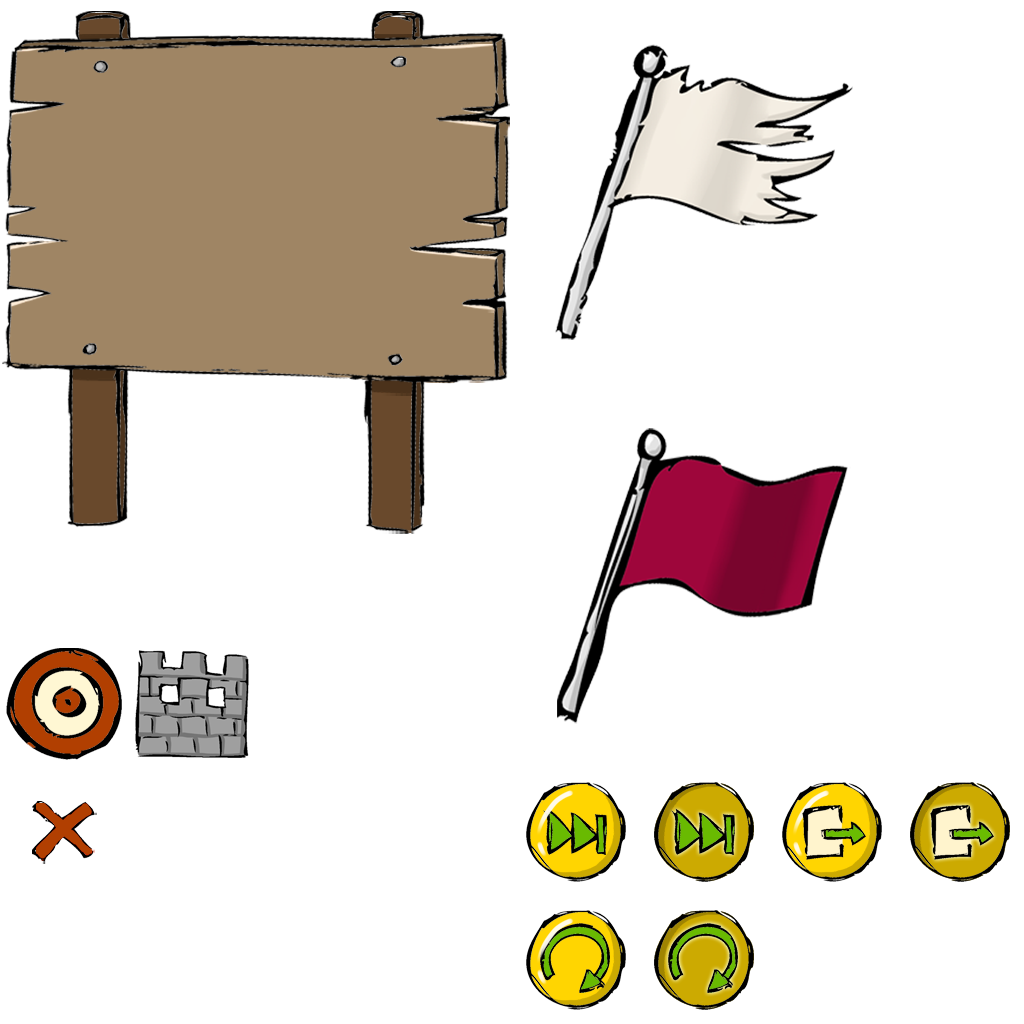
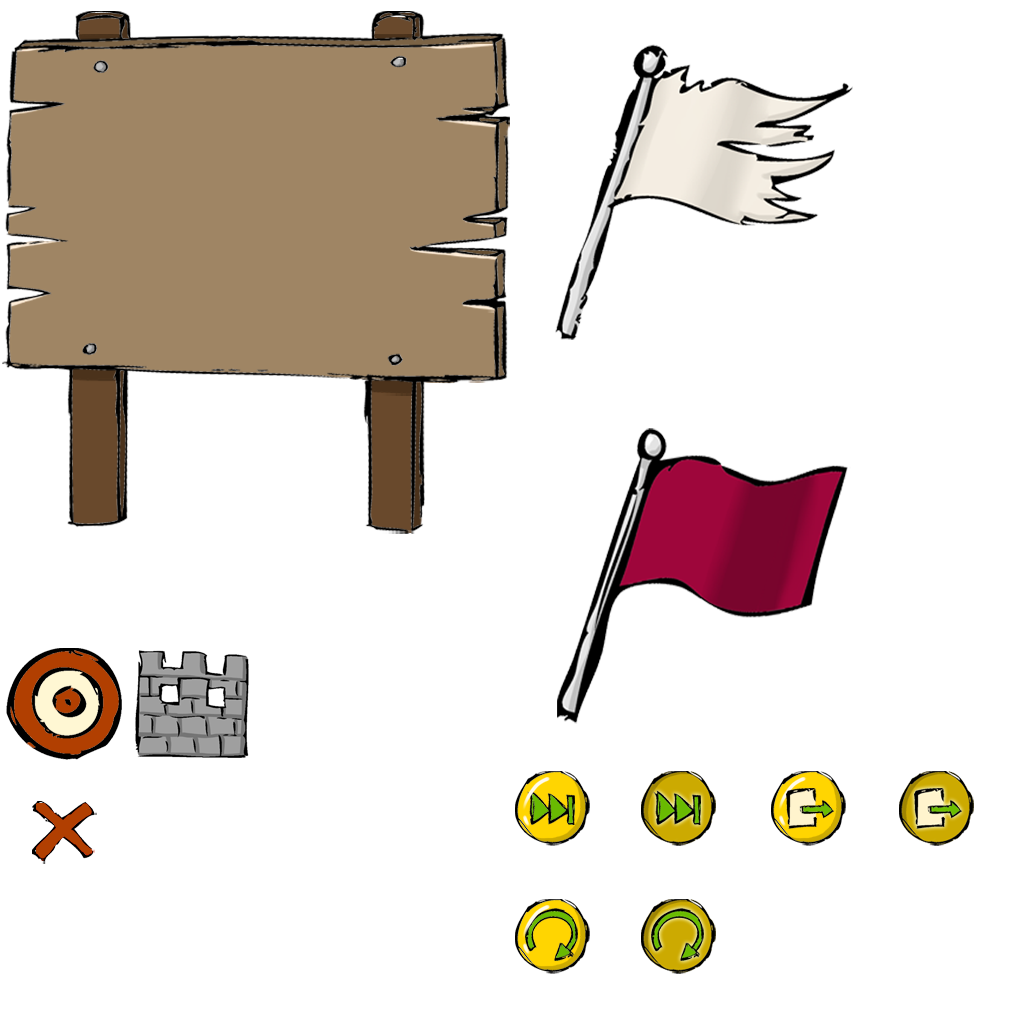
Layer changes from the first 1024 x 1024 image to the second:
painted on "快进 线" (1st of 2, in "Next" › "快进 copy") over (653, 790, 735, 855)
painted on "圆按钮2" over (641, 771, 754, 882)
painted on "圆按钮 高光(12)" over (522, 777, 574, 857)
painted on "快进 线" (2nd of 2, in "Next" › "快进") over (527, 790, 607, 855)
painted on "快进" (2nd of 2, in "Next" › "快进") over (530, 793, 607, 854)
painted on "圆按钮 线(12)" over (515, 771, 626, 882)
painted on "圆按钮2(12)" over (531, 774, 624, 878)
painted on "圆按钮(12)" over (517, 772, 624, 878)
painted on "返回 线(2)" (1st of 2, in "Restart" › "返回 圆 copy") over (651, 908, 738, 993)
painted on "圆按钮2 copy" over (641, 899, 754, 1010)
painted on "圆按钮 线(11)" over (515, 899, 626, 1010)
painted on "圆按钮 高光(11)" over (522, 905, 574, 985)
painted on "返回 线(2)" (2nd of 2, in "Restart" › "返回 圆") over (525, 908, 610, 993)
painted on "返回" over (526, 911, 609, 993)
painted on "圆按钮2(11)" over (531, 902, 624, 1006)
painted on "圆按钮(11)" over (517, 900, 624, 1006)
painted on "出口 线" (1st of 2, in "Exit" › "出口 copy") over (914, 788, 994, 860)
painted on "圆按钮2 copy 2" over (899, 771, 1010, 882)
painted on "圆按钮 线(6)" over (771, 771, 882, 882)
painted on "出口 线" (2nd of 2, in "Exit" › "出口") over (786, 788, 866, 860)
painted on "出口" (2nd of 2, in "Exit" › "出口") over (789, 789, 865, 857)
painted on "圆按钮 高光(6)" over (778, 777, 830, 857)
painted on "圆按钮2(6)" over (787, 774, 880, 878)
painted on "圆按钮(6)" over (773, 772, 880, 878)
